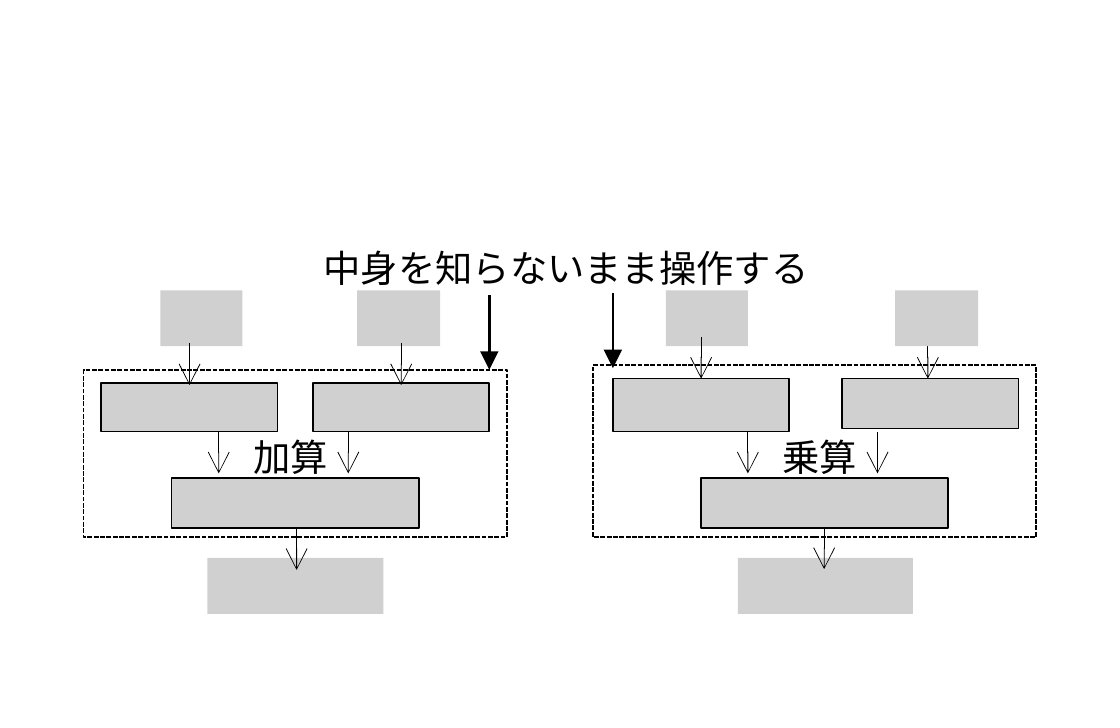
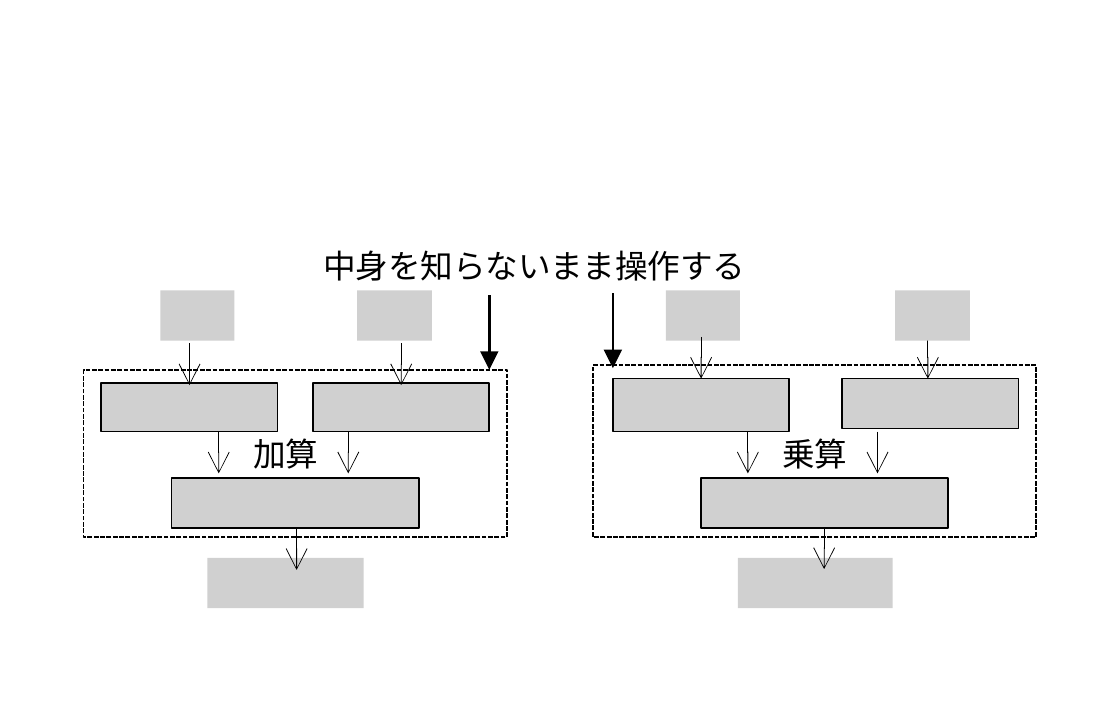
Before and after one commit to herumi/ango-src, a slide deck: slide 1 of img/homo.pptx. Drawn at 1120x728 pixels with LibreOffice and Linux fonts; fonts in the diff are those of the drawing; grey boxes stand for pictures. Boxes give left, top, right and bottom in pixels: in the first picture for what was removed or moved away, otherwise in the second. Text is boxed around its words. In the diff, an @@ line names an element or a change of style, - is before the commit and + after.

```diff
--- a/img/homo.pptx
+++ b/img/homo.pptx
@@ size 12 to 10.5 pt in 3 elements at (253,438,318,469), (782,438,847,469), (324,250,746,281) @@
@@ picture: place and size @@
-picture at (161,291,244,347)
+picture at (161,291,235,340)
@@ picture: place and size @@
-picture at (356,291,439,347)
+picture at (356,291,430,340)
@@ picture: place and size @@
-picture at (665,291,748,347)
+picture at (665,291,739,340)
@@ picture: place and size @@
-picture at (896,291,979,347)
+picture at (896,291,970,340)
@@ picture: place and size @@
-picture at (208,558,385,614)
+picture at (208,558,365,607)
@@ picture: place and size @@
-picture at (737,558,912,614)
+picture at (737,558,892,607)
```
Also in this commit, not shown: 28 other files.
